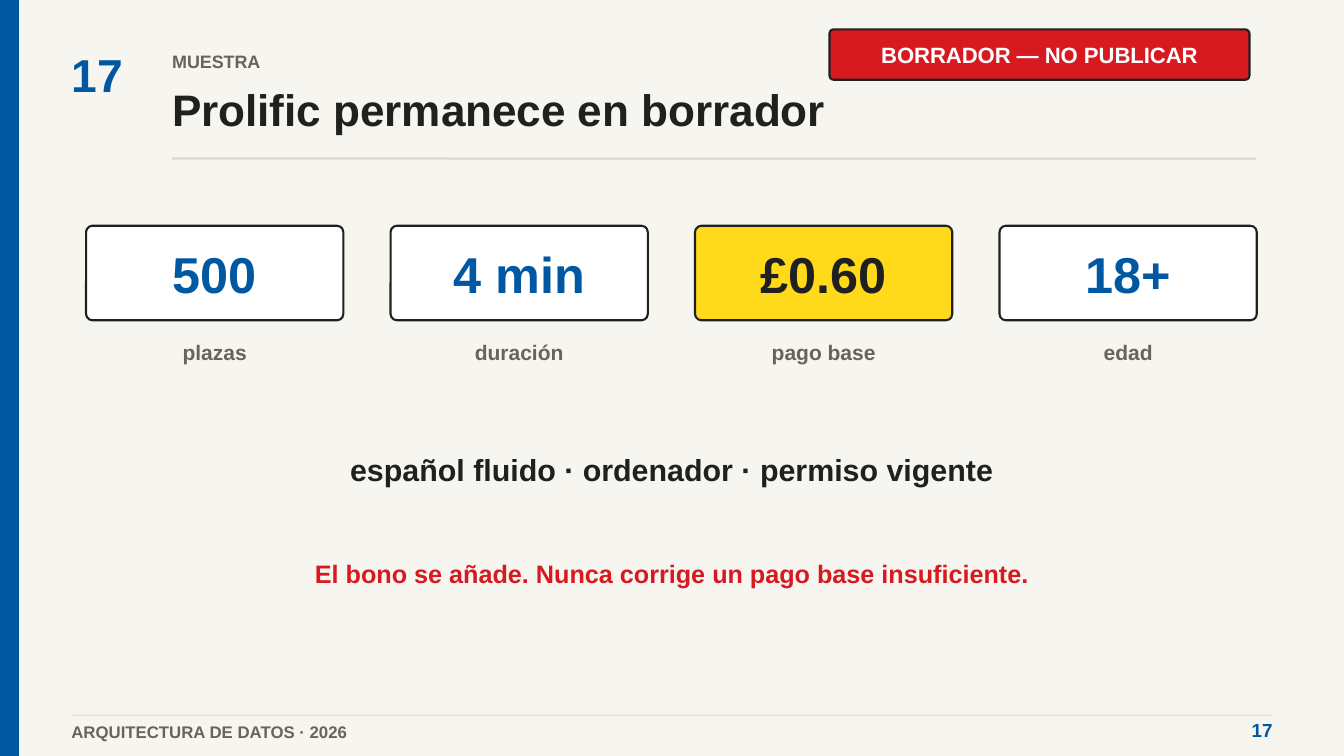
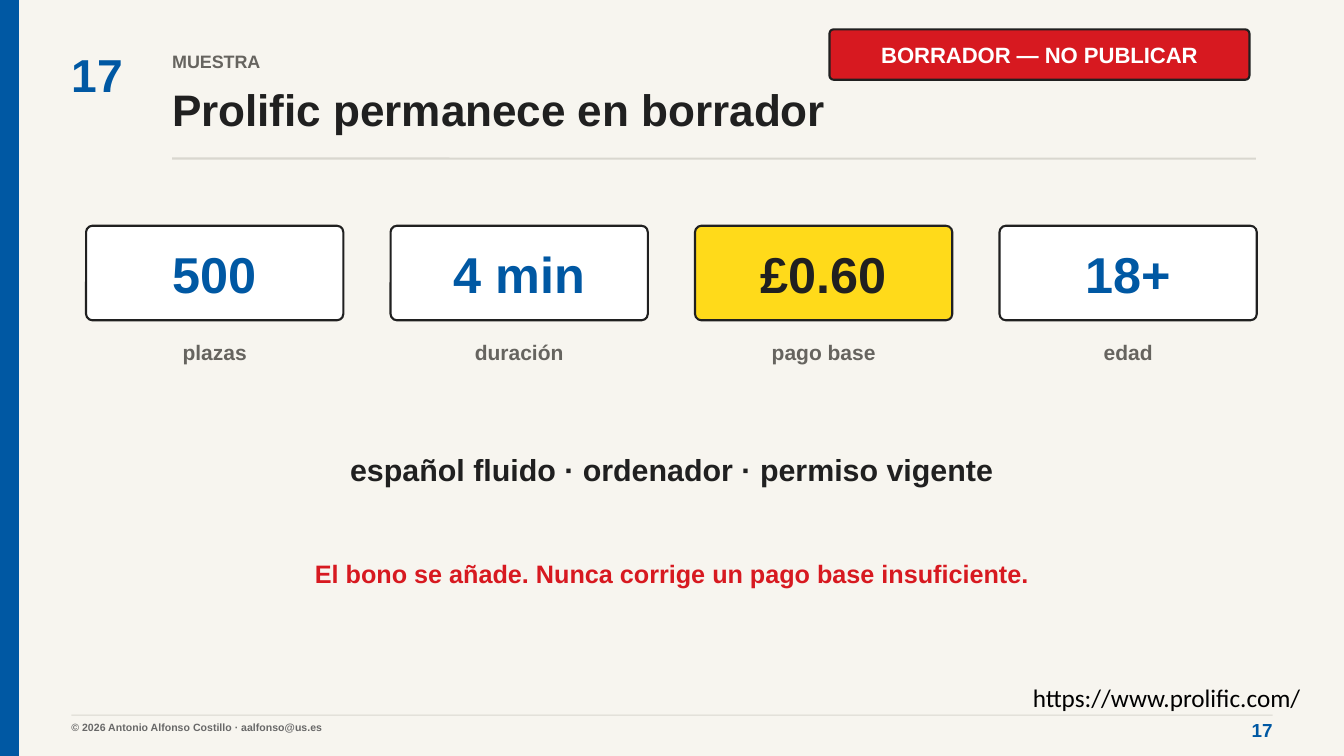
Before and after one commit to Teoriadejuego/arquitectura-datos-python-ciencia-abierta, a slide deck: slide 18 of 00_PRESENTACION/ARQUITECTURA_DATOS_PROYECCION.pptx (slide 17 before the commit). Drawn at 1344x756 pixels with LibreOffice and Linux fonts; fonts in the diff are those of the drawing. Boxes give left, top, right and bottom in pixels: in the first picture for what was removed or moved away, otherwise in the second. Text is boxed around its words. In the diff, an @@ line names an element or a change of style, - is before the commit and + after.

```diff
--- a/00_PRESENTACION/ARQUITECTURA_DATOS_PROYECCION.pptx
+++ b/00_PRESENTACION/ARQUITECTURA_DATOS_PROYECCION.pptx
@@ text added at [1033,689,1300,711], 18 pt, text #000000 @@
+https://www.prolific.com/
@@ text at [82,723,322,733]: text changed; size 12 to 7.5 pt; text colour #66645F to #686868 @@
-ARQUITECTURA DE DATOS · 2026
+© 2026 Antonio Alfonso Costillo · aalfonso@us.es
```
Also in this commit, not shown: 20 other slides changed, 3 slides added, 11 other files.
